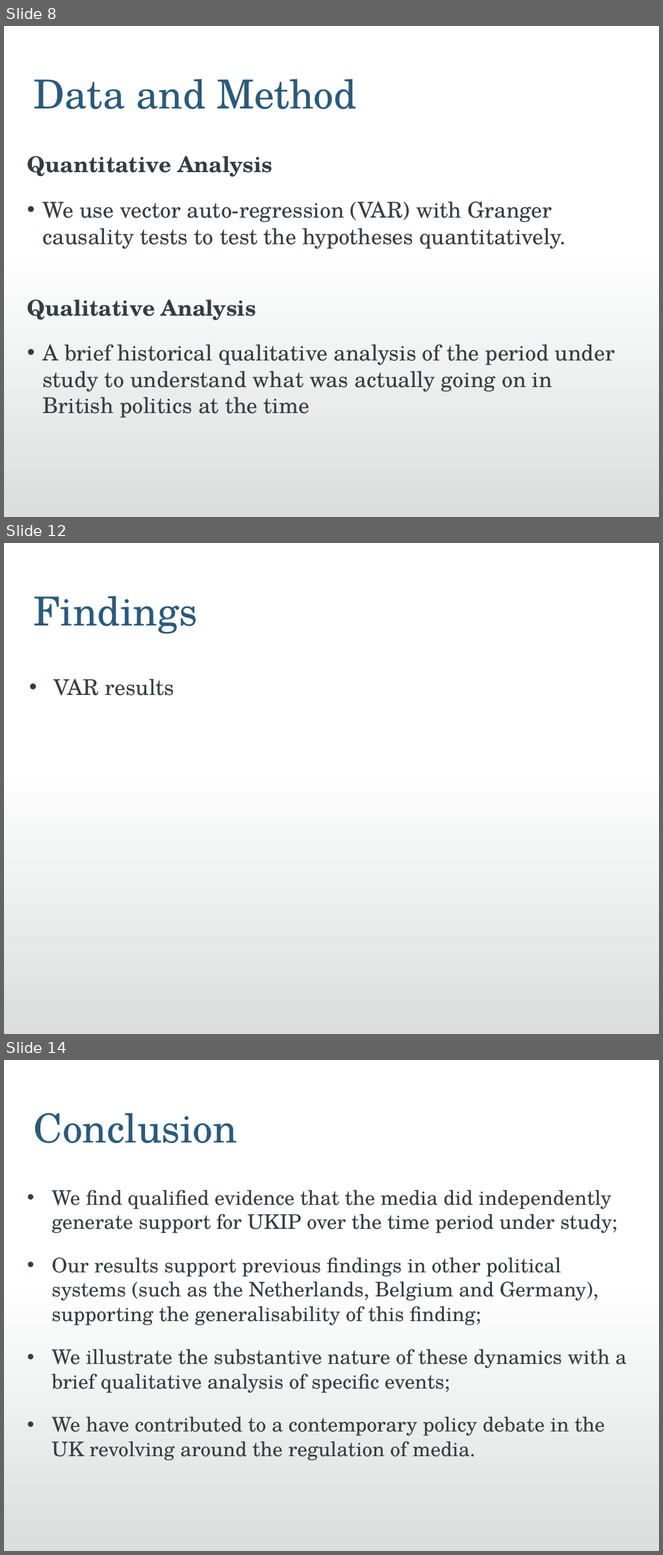
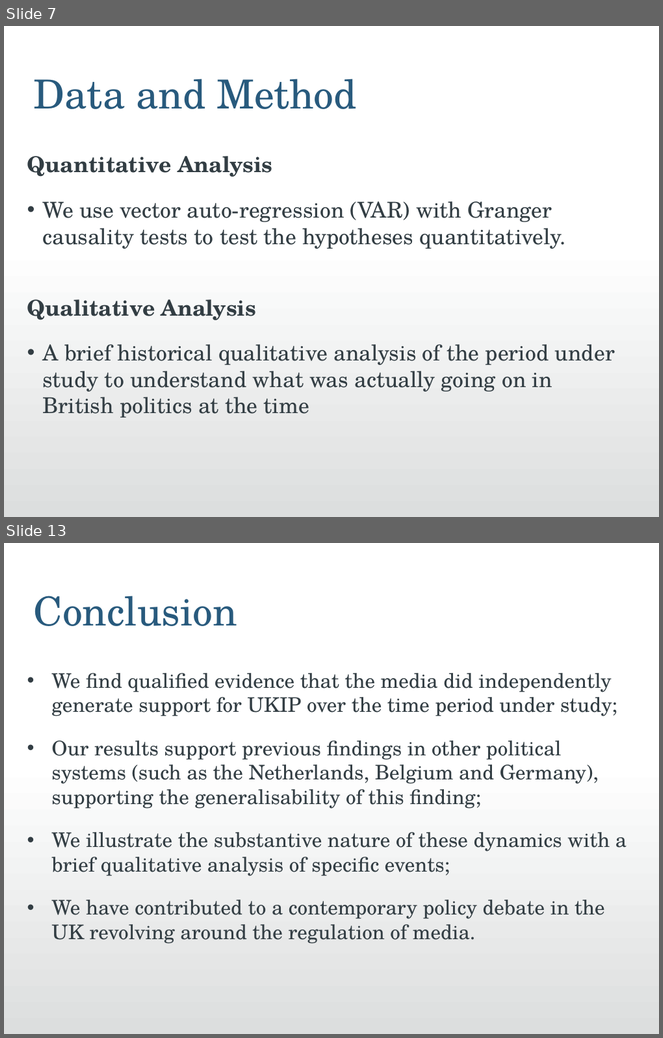
Before and after one commit to jmrphy/ukip_media, a slide deck: PSA Presentation V2.ppt. Shown one above the other, each under a label of ours: slides 8, 12 and 14 before the commit, slides 7 and 13 after it; the slides between them are not shown. The pictures are 663x1555 and 663x1038 pixels, drawn with LibreOffice and Linux fonts; fonts in the diff are those of the drawing; background and template pictures are left out. Boxes give left, top, right and bottom in pixels: in the first picture for what was removed or moved away, otherwise in the second. Text is boxed around its words. In the diff, an @@ line names an element or a change of style, - is before the commit and + after.

```diff
--- a/PSA Presentation V2.ppt
+++ b/PSA Presentation V2.ppt
@@ slide 12 removed at [4,543,659,1034], background #FFFFFF; not listed: 1 template element that a slide beside it also shows @@
@@ text removed at [34,596,198,634] @@
-Findings
@@ text removed at [54,679,174,696] @@
-• VAR results
@@ what was slide 8 is now slide 7 @@
@@ what was slide 14 is now slide 13 @@
```
Also in this commit, not shown: 8 slides changed, 3 slides added, 2 other slides removed, 18 other files.
